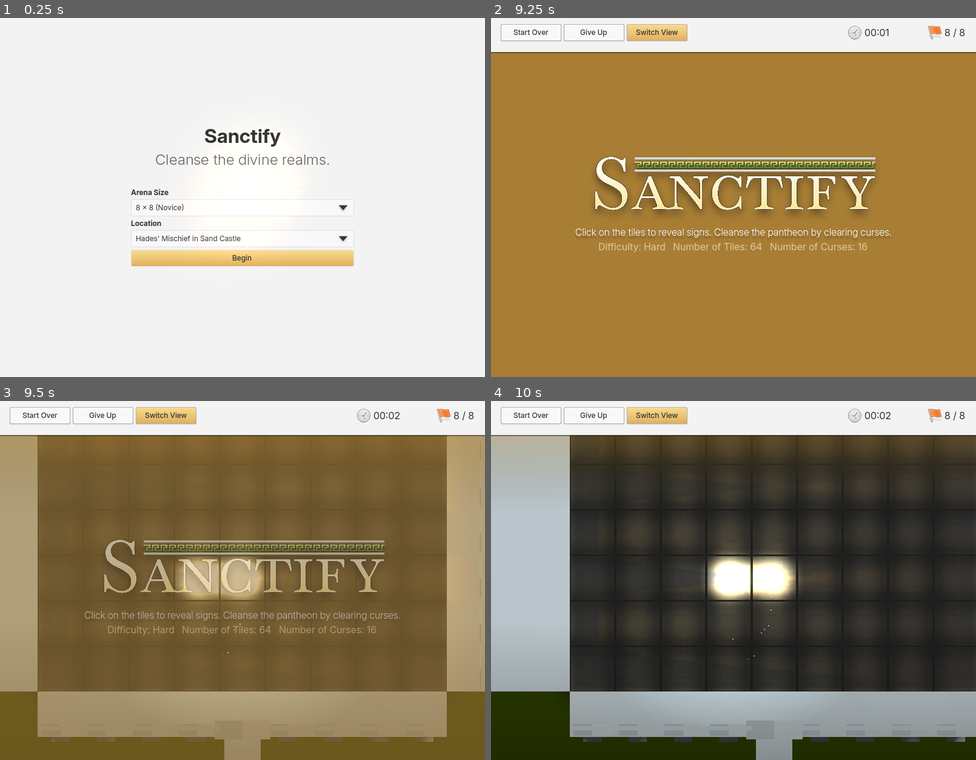
Above: before the commit, frames 1-4 (two rows, left to right).
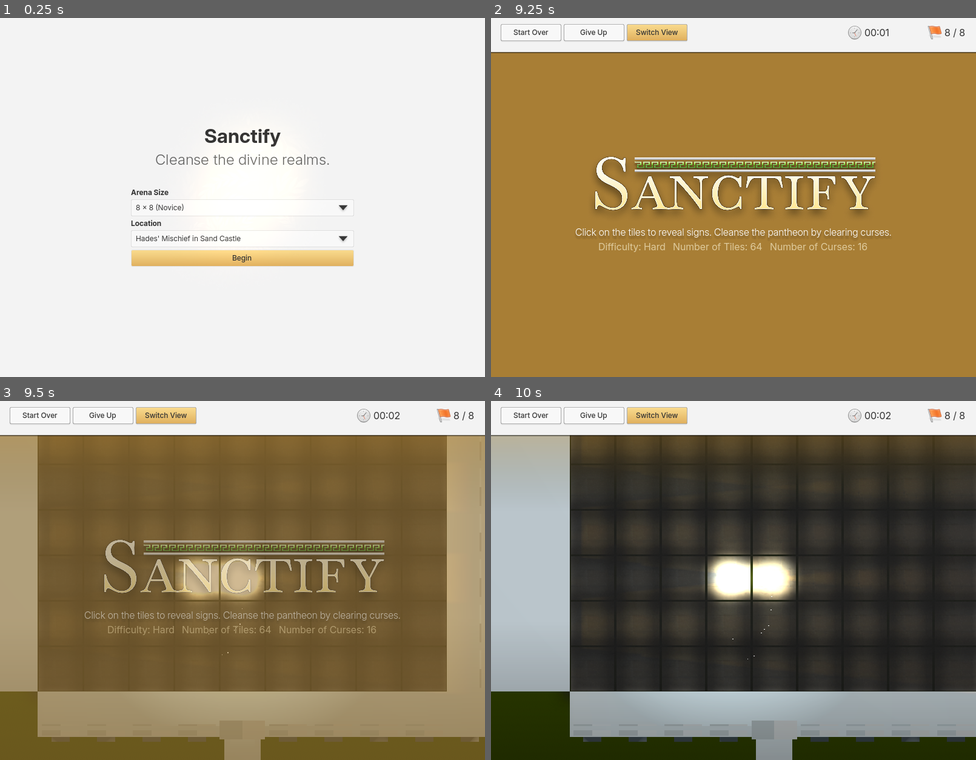
Above: after the commit, the same moments.

Repository: watsonprojects/Sanctify
Game: Godot game, scene res://main_menu.tscn
Two runs of this game, one before a commit and one after it. Both use one fixed random seed, a clock stepped at 60 frames per second and the inputs below.
Inputs (mouse positions are in pixels of both pictures, inside the frame that each line leads up to):
- Up to frame 1 (0.25 s): no input
- Up to frame 2 (9.25 s): click "Begin" at 0.5 s; click "Start Over" at 1.25 s; click "Start Over" at 2 s; tap Enter (cursor_reveal) at 2.75, 4.35, 8.75 s; move the mouse to (840, 175) at 2.77 s; hold D (cursor_right) 2.78-3.5 s; hold Space (cursor_flag) 2.78-3.5 s; click (840, 175) at 2.92 s; click "Give Up" at 3.5 s; move the mouse to (636, 211) at 4.27 s; hold S (cursor_down) 4.28-5.03 s; tap Space (cursor_flag) at 5 s; move the mouse to (782, 114) at 5.02 s; hold D (cursor_right) 5.03-5.75 s; right-click (782, 114) at 5.1 s; click "Go Back" at 5.75 s; click "Begin" at 6.5 s; move the mouse to (709, 269) at 7.27 s; hold W (cursor_up) 7.28-8.03 s; click (709, 269) at 7.35 s; move the mouse to (879, 251) at 8.02 s; hold C (switch_view) 8.03-8.78 s; hold Left (cursor_left) from 8.03 s (still down); move the mouse to (588, 140) at 8.77 s; tap F at 8.85 s
- Up to frame 3 (9.5 s): keep holding Left (cursor_left)
- Up to frame 4 (10 s): move the mouse to (757, 576) at 9.52 s; release Left (cursor_left) at 9.53 s; hold S (cursor_down) from 9.53 s (still down); hold Space (cursor_flag) from 9.53 s (still down); click (757, 576) at 9.67 s

Frames 1-2 are identical in both runs. In frame 3, 1.0% of the frame differs, in the area x 44-100%, y 80-95%; in frame 4, less than 0.1%.

Commit message:
Export Model

Diff:
--- a/data/arena_themes/sand_stone_arena_theme.tres
+++ b/data/arena_themes/sand_stone_arena_theme.tres
@@ -24,5 +24,5 @@
 north_east_corner = ""
 south_east_corner = ""
 north_west_corner = ""
-south_west_corner = ""
+south_west_corner = "res://prefabs/themed_blocks/sand_stone/sand_stone_wall_corner.tscn"
 starting_animation = ""
--- a/prefabs/themed_blocks/sand_stone/sand_stone_door.tscn
+++ b/prefabs/themed_blocks/sand_stone/sand_stone_door.tscn
@@ -1,13 +1,13 @@
 [gd_scene load_steps=6 format=3 uid="uid://b154lmrqrqsoc"]
 
 [sub_resource type="BoxMesh" id="BoxMesh_jsyq1"]
-size = Vector3(1, 2, 1)
+size = Vector3(1, 1.5, 1)
 
 [sub_resource type="BoxMesh" id="BoxMesh_pnp61"]
 size = Vector3(0.1, 20, 1)
 
 [sub_resource type="PrismMesh" id="PrismMesh_bvr4i"]
-size = Vector3(1.235, 0.23, 0.405)
+size = Vector3(1, 0.23, 0.405)
 
 [sub_resource type="BoxMesh" id="BoxMesh_wmicy"]
 size = Vector3(0.25, 1, 0.25)
--- a/prefabs/themed_blocks/sand_stone/sand_stone_outer_wall.tscn
+++ b/prefabs/themed_blocks/sand_stone/sand_stone_outer_wall.tscn
@@ -1,7 +1,7 @@
 [gd_scene load_steps=4 format=3 uid="uid://bx3ryxjqt1lcx"]
 
 [sub_resource type="BoxMesh" id="BoxMesh_oob6i"]
-size = Vector3(1, 2, 1)
+size = Vector3(1, 1.5, 1)
 
 [sub_resource type="BoxMesh" id="BoxMesh_unoy4"]
 size = Vector3(0.5, 8, 1)
--- a/prefabs/themed_blocks/sand_stone/sand_stone_outer_wall_window.tscn
+++ b/prefabs/themed_blocks/sand_stone/sand_stone_outer_wall_window.tscn
@@ -1,7 +1,7 @@
 [gd_scene load_steps=5 format=3 uid="uid://dwilajrholqo3"]
 
 [sub_resource type="BoxMesh" id="BoxMesh_oob6i"]
-size = Vector3(1, 2, 1)
+size = Vector3(1, 1.5, 1)
 
 [sub_resource type="BoxMesh" id="BoxMesh_0bm4s"]
 size = Vector3(21, 1, 1)
--- a/prefabs/themed_blocks/sand_stone/sand_stone_pillar.tscn
+++ b/prefabs/themed_blocks/sand_stone/sand_stone_pillar.tscn
@@ -1,7 +1,7 @@
 [gd_scene load_steps=4 format=3 uid="uid://lo85ehhs6t05"]
 
 [sub_resource type="BoxMesh" id="BoxMesh_oob6i"]
-size = Vector3(1, 2, 1)
+size = Vector3(1, 1.5, 1)
 
 [sub_resource type="CylinderMesh" id="CylinderMesh_vpf10"]
 top_radius = 0.4
--- a/prefabs/themed_blocks/sand_stone/sand_stone_pillar_beam.tscn
+++ b/prefabs/themed_blocks/sand_stone/sand_stone_pillar_beam.tscn
@@ -1,7 +1,7 @@
 [gd_scene load_steps=3 format=3 uid="uid://d4j6vdx6dd8sl"]
 
 [sub_resource type="BoxMesh" id="BoxMesh_oob6i"]
-size = Vector3(1, 2, 1)
+size = Vector3(1, 1.5, 1)
 
 [sub_resource type="BoxMesh" id="BoxMesh_0bm4s"]
 
--- a/prefabs/themed_blocks/sand_stone/sand_stone_wall.tscn
+++ b/prefabs/themed_blocks/sand_stone/sand_stone_wall.tscn
@@ -1,7 +1,7 @@
 [gd_scene load_steps=6 format=3 uid="uid://c06wixb1nkbto"]
 
 [sub_resource type="BoxMesh" id="BoxMesh_jsyq1"]
-size = Vector3(1, 2, 1)
+size = Vector3(1, 1.5, 1)
 
 [sub_resource type="BoxMesh" id="BoxMesh_rjn55"]
 size = Vector3(0.1, 20, 1)
@@ -34,7 +34,7 @@
 mesh = SubResource("CylinderMesh_5xe87")
 
 [node name="MeshInstance3D2" type="MeshInstance3D" parent="."]
-transform = Transform3D(-4.37114e-08, 0, 1, 0, 1, 0, -1, 0, -4.37114e-08, 0.341003, 1.83996, -1.49057e-08)
+transform = Transform3D(-4.37114e-08, 0, 1, 0, 1, 0, -1, 0, -4.37114e-08, 0.341003, 1.8048, -1.49057e-08)
 mesh = SubResource("PrismMesh_1rwt1")
 
 [node name="MeshInstance3D3" type="MeshInstance3D" parent="."]
--- /dev/null
+++ b/prefabs/themed_blocks/sand_stone/sand_stone_wall_corner.tscn
@@ -0,0 +1,32 @@
+[gd_scene load_steps=5 format=3 uid="uid://ckslmkhh480x8"]
+
+[sub_resource type="BoxMesh" id="BoxMesh_jsyq1"]
+size = Vector3(1, 1.5, 1)
+
+[sub_resource type="BoxMesh" id="BoxMesh_yvq4t"]
+size = Vector3(0.1, 20, 0.8)
+
+[sub_resource type="BoxMesh" id="BoxMesh_ftw2u"]
+size = Vector3(0.32, 20, 0.395)
+
+[sub_resource type="BoxMesh" id="BoxMesh_hpjp0"]
+size = Vector3(0.1, 20, 0.86)
+
+[node name="Wall" type="MeshInstance3D"]
+mesh = SubResource("BoxMesh_jsyq1")
+
+[node name="MeshInstance3D" type="MeshInstance3D" parent="."]
+transform = Transform3D(1, 0, 0, 0, 1, 0, 0, 0, 1, 0.301, -7.996, 0.095)
+mesh = SubResource("BoxMesh_yvq4t")
+
+[node name="MeshInstance3D3" type="MeshInstance3D" parent="."]
+transform = Transform3D(1, 0, 0, 0, 1, 0, 0, 0, 1, 0.44, -11.464, 0)
+mesh = SubResource("BoxMesh_ftw2u")
+
+[node name="MeshInstance3D2" type="MeshInstance3D" parent="."]
+transform = Transform3D(-4.37114e-08, 0, 1, 0, 1, 0, -1, 0, -4.37114e-08, -0.0720703, -7.99673, -0.300451)
+mesh = SubResource("BoxMesh_hpjp0")
+
+[node name="MeshInstance3D4" type="MeshInstance3D" parent="."]
+transform = Transform3D(-4.37114e-08, 0, 1, 0, 1, 0, -1, 0, -4.37114e-08, 0, -11.464, -0.44)
+mesh = SubResource("BoxMesh_ftw2u")
--- a/src/arena.gd
+++ b/src/arena.gd
@@ -319,6 +319,12 @@
 
 	if ResourceLoader.exists(arena_theme.north_west_corner):
 		north_west_corner_res = load(arena_theme.north_west_corner)
+
+	if ResourceLoader.exists(arena_theme.south_east_corner):
+		south_east_corner_res = load(arena_theme.south_east_corner)
+
+	if ResourceLoader.exists(arena_theme.south_west_corner):
+		south_west_corner_res = load(arena_theme.south_west_corner)
 
 	# Make east inner wall
 	if east_wall_inner_res != null:
@@ -388,6 +394,13 @@
 				south_wall.rotate_y(-PI / 2)
 				add_child(south_wall)
 #
+	#Make south-west corner
+	if south_west_corner_res != null:
+		var south_west_corner = south_west_corner_res.instantiate()
+		south_west_corner.position = Vector3(grid_length, 0, grid_width)
+		south_west_corner.rotate_y(-PI / 2)
+		add_child(south_west_corner)
+
 	$ReflectionProbe.size = Vector3(grid_length + 2, 20, grid_width + 2)
 	$ReflectionProbe.position = Vector3((grid_length + 2) / 2, 0, (grid_width + 2) / 2)
 
Not shown, added: models/themed_blocks/sand_stone/sand_stone_door.gltf
Not shown, added: models/themed_blocks/sand_stone/sand_stone_door.gltf.import
Binary file added: models/themed_blocks/sand_stone/sand_stone_door0.bin
Not shown, added: models/themed_blocks/sand_stone/sand_stone_outer_wall.gltf
Not shown, added: models/themed_blocks/sand_stone/sand_stone_outer_wall.gltf.import
Binary file added: models/themed_blocks/sand_stone/sand_stone_outer_wall0.bin
Not shown, added: models/themed_blocks/sand_stone/sand_stone_outer_wall_window.gltf
Not shown, added: models/themed_blocks/sand_stone/sand_stone_outer_wall_window.gltf.import
Binary file added: models/themed_blocks/sand_stone/sand_stone_outer_wall_window0.bin
Not shown, added: models/themed_blocks/sand_stone/sand_stone_pillar.gltf
Not shown, added: models/themed_blocks/sand_stone/sand_stone_pillar.gltf.import
Binary file added: models/themed_blocks/sand_stone/sand_stone_pillar0.bin
(and 9 more such lines)
